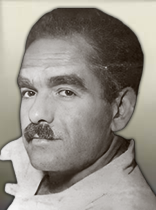
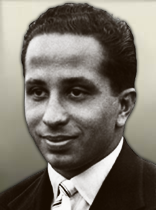
Layered file, before and after one edit (156x210). Changes by layer:
renamed "image_2025-01-09_180920988-removebg-preview" to "DeWatermark.ai_1737039472154-removebg-preview", painted on it over [left=0, top=3, right=156, bottom=210]
